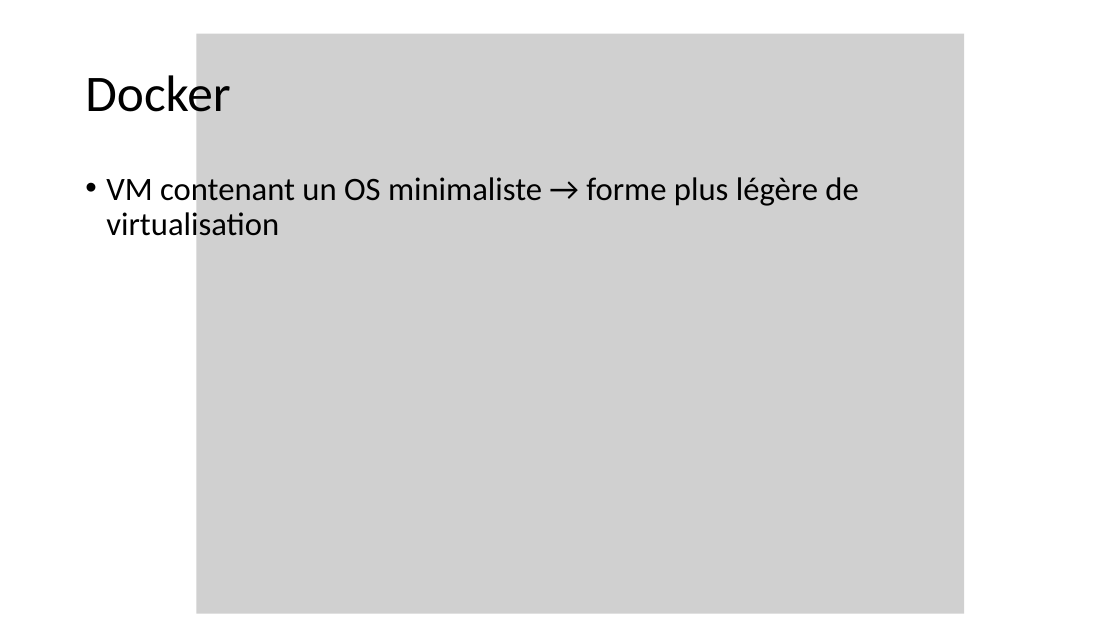
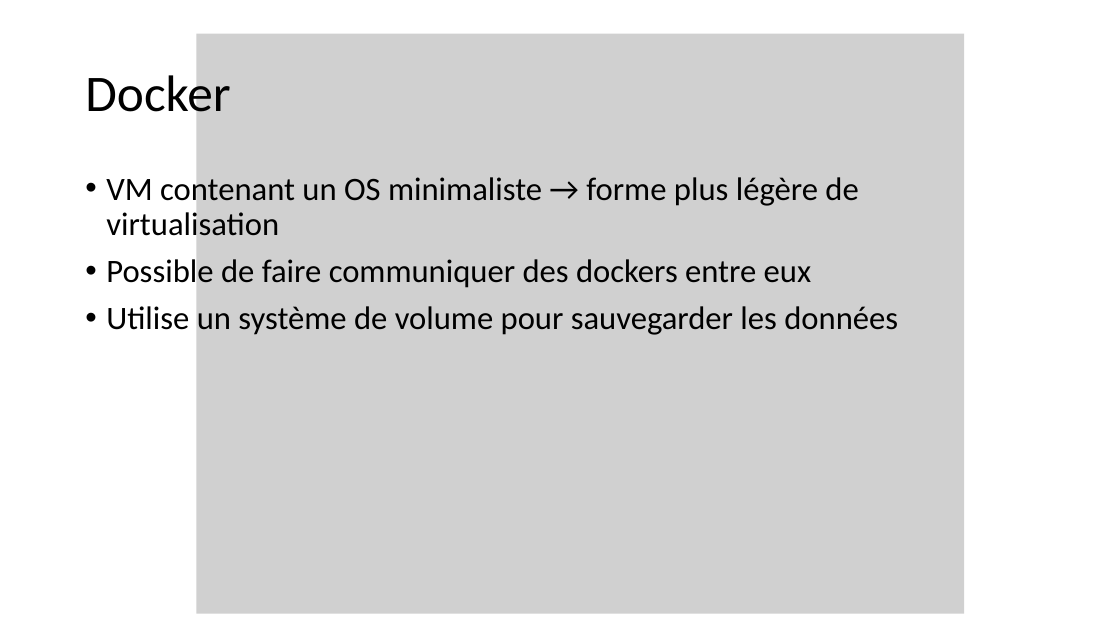
Before and after one commit to AlexaBou/project-history, a slide deck: slide 5 of Projet final.pptx (slide 4 before the commit). Drawn at 1120x630 pixels with LibreOffice and Linux fonts; fonts in the diff are those of the drawing; grey boxes stand for pictures. Boxes give left, top, right and bottom in pixels: in the first picture for what was removed or moved away, otherwise in the second. Text is boxed around its words. In the diff, an @@ line names an element or a change of style, - is before the commit and + after.

```diff
--- a/Projet final.pptx
+++ b/Projet final.pptx
@@ text at (106,255,898,335): paragraphs added @@
+• Possible de faire communiquer des dockers entre eux
+• Utilise un système de volume pour sauvegarder les données
```
Also in this commit, not shown: 3 other slides changed, 7 slides added.
